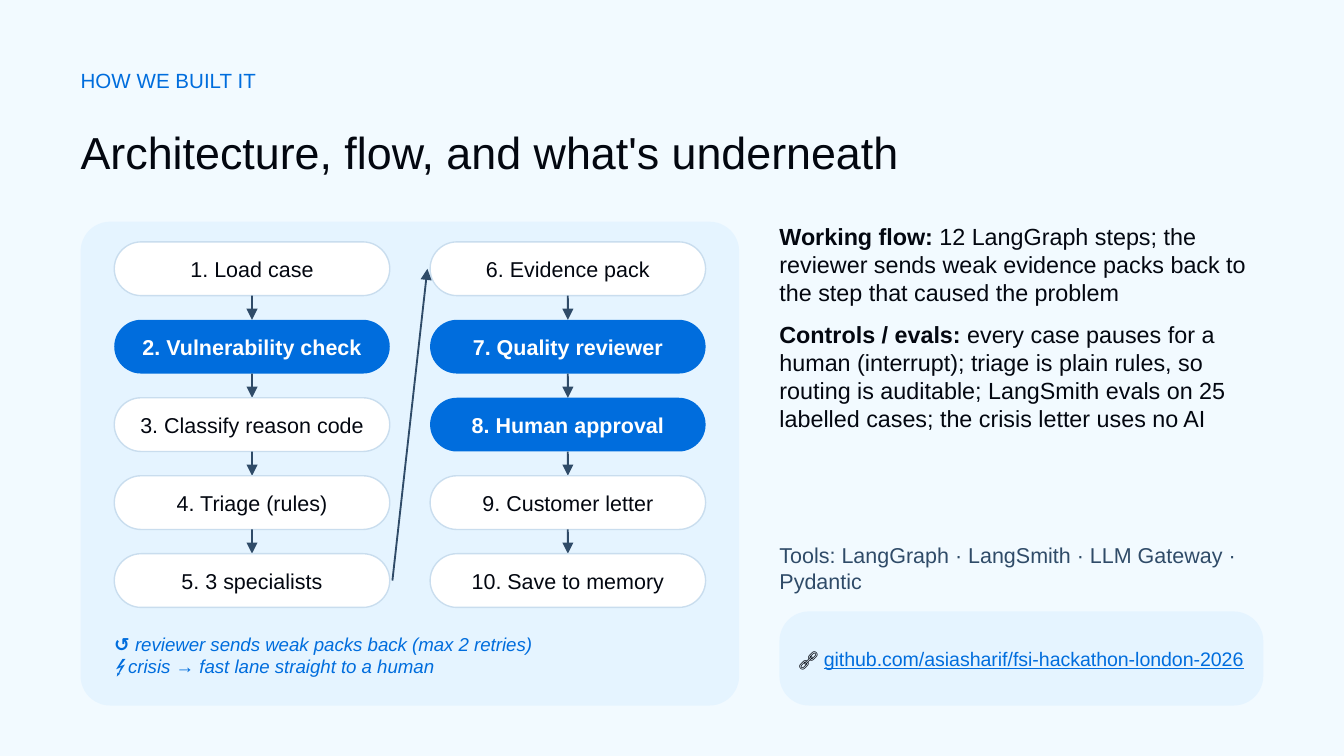
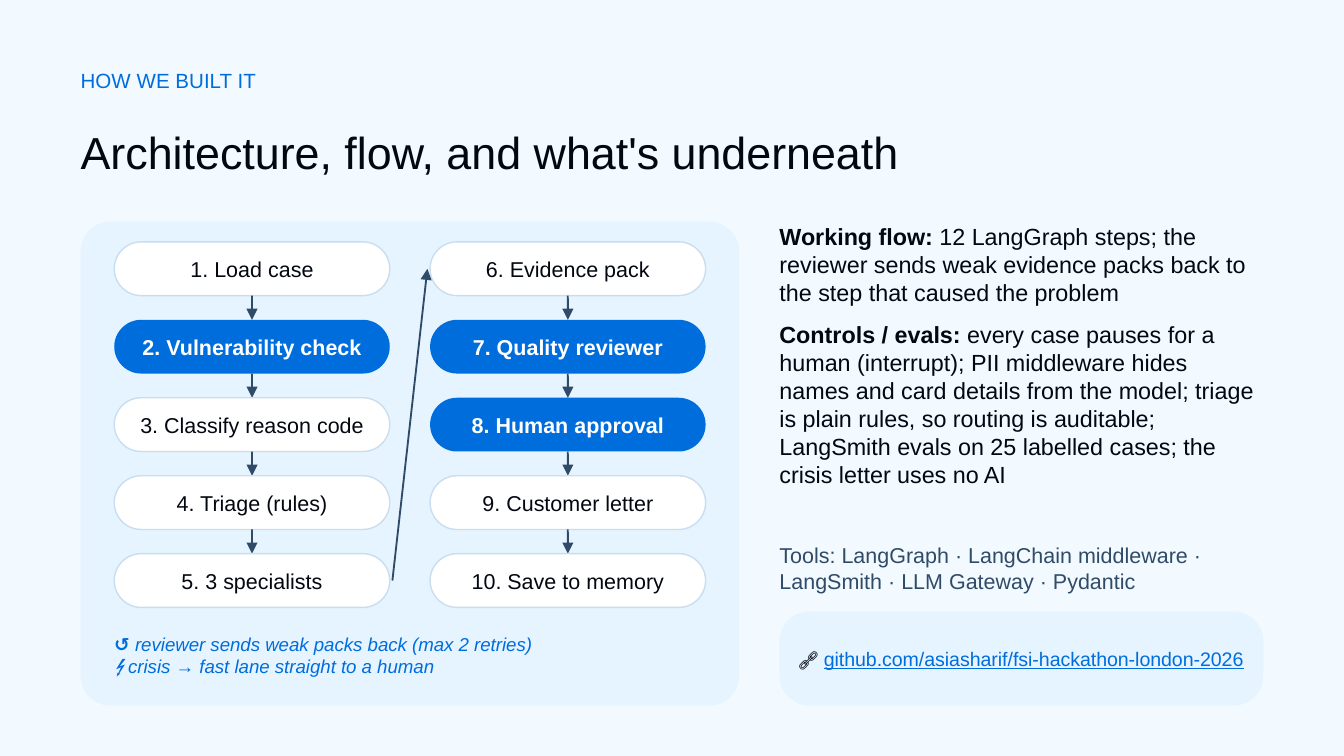
Before and after one commit to asiasharif/fsi-hackathon-london-2026, a slide deck: slide 5 of the_friendly_fraudsters/HACK_NATWEST_THEFRIENDLYFRAUDSTERS.pptx. Drawn at 1344x756 pixels with LibreOffice and Linux fonts; fonts in the diff are those of the drawing; background and template pictures are left out. Boxes give left, top, right and bottom in pixels: in the first picture for what was removed or moved away, otherwise in the second. Text is boxed around its words. In the diff, an @@ line names an element or a change of style, - is before the commit and + after.

```diff
--- a/the_friendly_fraudsters/HACK_NATWEST_THEFRIENDLYFRAUDSTERS.pptx
+++ b/the_friendly_fraudsters/HACK_NATWEST_THEFRIENDLYFRAUDSTERS.pptx
@@ text at [779, 326, 1253, 484]: text changed @@
-Controls / evals: every case pauses for a human (interrupt); triage is plain rules, so routing is auditable; LangSmith evals on 25 labelled cases; the crisis letter uses no AI
+Controls / evals: every case pauses for a human (interrupt); PII middleware hides names and card details from the model; triage is plain rules, so routing is auditable; LangSmith evals on 25 labelled cases; the crisis letter uses no AI
@@ text at [779, 547, 1188, 594]: text changed @@
-Tools: LangGraph · LangSmith · LLM Gateway · Pydantic
+Tools: LangGraph · LangChain middleware · LangSmith · LLM Gateway · Pydantic
```
Also in this commit, not shown: 5 other files.
